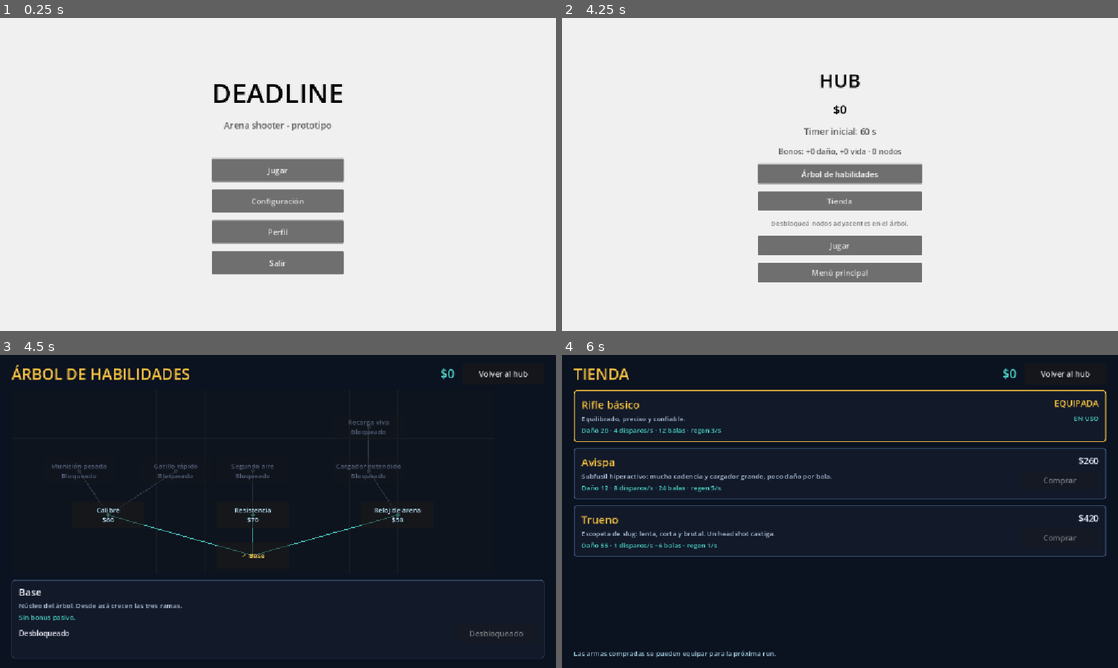
Above: before the commit, frames 1-4 (two rows, left to right).
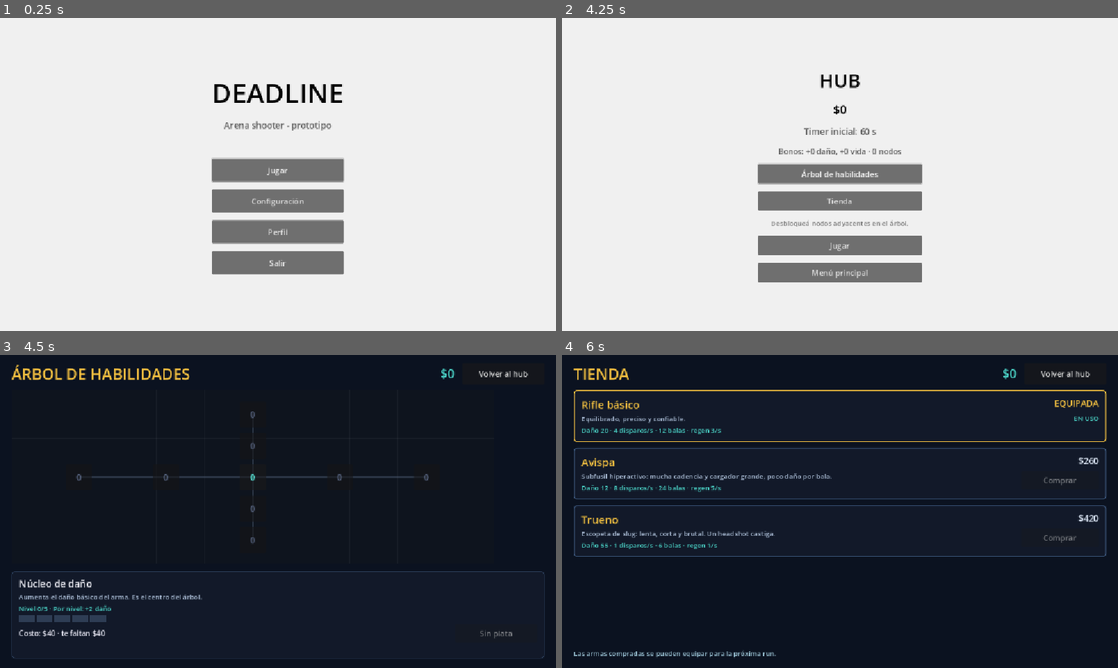
Above: after the commit, the same moments.

Repository: Veilen1/Deadline
Game: Godot game, scene res://scenes/ui/main_menu.tscn
The game is run twice, just before and just after one commit, with the same random seed, the same clock (stepped at 60 frames per second) and the same inputs.
Inputs:
- Up to frame 1 (0.25 s): no input
- Up to frame 2 (4.25 s): click "Configuración" at 0.5 s; click "Volver" at 1.25 s; click "Perfil" at 2 s; click "Volver" at 2.75 s; click "Jugar" at 3.5 s
- Up to frame 3 (4.5 s): click "Árbol de habilidades" at 4.25 s
- Up to frame 4 (6 s): click "Volver al hub" at 5 s; click "Tienda" at 5.75 s

Frames 1-2 are identical in both runs. In frame 3, 3.7% of the frame differs, in the area x 2-98%, y 18-91%; in frame 4, nothing differs.

Commit message:
feat(progression): redisenar arbol con niveles y cuatro ramas

Diff:
--- a/resources/skills/skill_tree.gd
+++ b/resources/skills/skill_tree.gd
@@ -1,83 +1,101 @@
 class_name SkillTree
 extends RefCounted
 
-## Datos del árbol de habilidades. Los nodos se desbloquean si al menos uno
-## de sus requisitos ya está desbloqueado (adyacencia).
+## Árbol de habilidades con nodo central de daño y cuatro ramas cardinales.
+## Cada nodo tiene nivel máximo 5, 3 o 1. Los nodos se habilitan por adyacencia.
 
-const ROOT_ID: String = "root"
+const ROOT_ID: String = "damage_core"
 
 const NODES: Dictionary = {
-	"root": {
-		"title": "Base",
-		"description": "Núcleo del árbol. Desde acá crecen las tres ramas.",
-		"cost": 0,
+	"damage_core": {
+		"title": "Núcleo de daño",
+		"description": "Aumenta el daño básico del arma. Es el centro del árbol.",
+		"max_level": 5,
+		"base_cost": 40,
+		"cost_step": 20,
 		"requires": [],
-		"position": Vector2(0.5, 0.9),
-		"effects": {},
+		"position": Vector2(0.5, 0.5),
+		"effects": {"damage_bonus": 2.0},
 	},
-	"dmg_1": {
-		"title": "Calibre",
-		"description": "Ajuste del arma para golpear más fuerte.",
-		"cost": 60,
-		"requires": ["root"],
-		"position": Vector2(0.2, 0.68),
-		"effects": {"damage_bonus": 5.0},
+	"precision": {
+		"title": "Precisión",
+		"description": "Los headshots hacen más daño y alimentan mejor el estilo.",
+		"max_level": 3,
+		"base_cost": 70,
+		"cost_step": 35,
+		"requires": ["damage_core"],
+		"position": Vector2(0.5, 0.32),
+		"effects": {"crit_bonus": 0.15},
 	},
-	"hp_1": {
-		"title": "Resistencia",
-		"description": "Entrenamiento físico para aguantar más daño.",
-		"cost": 70,
-		"requires": ["root"],
+	"executioner": {
+		"title": "Ejecutor",
+		"description": "Cada headshot devuelve una bala al cargador.",
+		"max_level": 1,
+		"base_cost": 200,
+		"cost_step": 0,
+		"requires": ["precision"],
+		"position": Vector2(0.5, 0.14),
+		"effects": {"crit_refund": 1.0},
+	},
+	"cadence": {
+		"title": "Cadencia",
+		"description": "Reduce el intervalo entre disparos.",
+		"max_level": 5,
+		"base_cost": 60,
+		"cost_step": 30,
+		"requires": ["damage_core"],
+		"position": Vector2(0.68, 0.5),
+		"effects": {"fire_rate_bonus": 0.08},
+	},
+	"extended_mag": {
+		"title": "Cargador",
+		"description": "Más balas por cargador.",
+		"max_level": 3,
+		"base_cost": 90,
+		"cost_step": 45,
+		"requires": ["cadence"],
+		"position": Vector2(0.86, 0.5),
+		"effects": {"ammo_capacity_bonus": 4.0},
+	},
+	"vitality": {
+		"title": "Vitalidad",
+		"description": "Más vida máxima para la próxima run.",
+		"max_level": 5,
+		"base_cost": 60,
+		"cost_step": 30,
+		"requires": ["damage_core"],
 		"position": Vector2(0.5, 0.68),
-		"effects": {"health_bonus": 20.0},
+		"effects": {"health_bonus": 15.0},
 	},
-	"time_1": {
+	"armor": {
+		"title": "Armadura",
+		"description": "Reduce el daño recibido en un 15%.",
+		"max_level": 1,
+		"base_cost": 220,
+		"cost_step": 0,
+		"requires": ["vitality"],
+		"position": Vector2(0.5, 0.86),
+		"effects": {"damage_reduction": 0.15},
+	},
+	"time": {
 		"title": "Reloj de arena",
 		"description": "Más tiempo base para cada run.",
-		"cost": 50,
-		"requires": ["root"],
-		"position": Vector2(0.8, 0.68),
-		"effects": {"time_bonus": 10.0},
+		"max_level": 3,
+		"base_cost": 50,
+		"cost_step": 25,
+		"requires": ["damage_core"],
+		"position": Vector2(0.32, 0.5),
+		"effects": {"time_bonus": 5.0},
 	},
-	"dmg_2": {
-		"title": "Munición pesada",
-		"description": "Segunda capa de daño para el arma.",
-		"cost": 120,
-		"requires": ["dmg_1"],
-		"position": Vector2(0.14, 0.44),
-		"effects": {"damage_bonus": 5.0},
-	},
-	"fire_rate_1": {
-		"title": "Gatillo rápido",
-		"description": "Reduce el intervalo entre disparos.",
-		"cost": 110,
-		"requires": ["dmg_1"],
-		"position": Vector2(0.34, 0.44),
-		"effects": {"fire_rate_bonus": 0.15},
-	},
-	"hp_2": {
-		"title": "Segundo aire",
-		"description": "Más vida máxima para la siguiente run.",
-		"cost": 140,
-		"requires": ["hp_1"],
-		"position": Vector2(0.5, 0.44),
-		"effects": {"health_bonus": 20.0},
-	},
-	"ammo_cap_1": {
-		"title": "Cargador extendido",
-		"description": "Más balas por cargador.",
-		"cost": 80,
-		"requires": ["time_1"],
-		"position": Vector2(0.74, 0.44),
-		"effects": {"ammo_capacity_bonus": 4.0},
-	},
-	"ammo_regen_1": {
+	"regen": {
 		"title": "Recarga viva",
 		"description": "Las balas vuelven más rápido.",
-		"cost": 120,
-		"requires": ["ammo_cap_1"],
-		"position": Vector2(0.74, 0.2),
-		"effects": {"ammo_regen_bonus": 1.5},
+		"max_level": 5,
+		"base_cost": 80,
+		"cost_step": 40,
+		"requires": ["time"],
+		"position": Vector2(0.14, 0.5),
+		"effects": {"ammo_regen_bonus": 1.0},
 	},
 }
 
--- a/scenes/actors/player/player.gd
+++ b/scenes/actors/player/player.gd
@@ -34,6 +34,9 @@
 
 var current_health: float
 var damage_bonus: float = 0.0
+var crit_bonus: float = 0.0
+var crit_refund: float = 0.0
+var damage_reduction: float = 0.0
 var max_ammo: int = 0
 var current_ammo: int = 0
 var ammo_regen_bonus: float = 0.0
@@ -177,8 +180,9 @@
 	if current_health <= 0.0:
 		return
 
-	current_health = maxf(current_health - amount, 0.0)
-	EventBus.player_damaged.emit(amount)
+	var final_damage: float = amount * (1.0 - clampf(damage_reduction, 0.0, 0.8))
+	current_health = maxf(current_health - final_damage, 0.0)
+	EventBus.player_damaged.emit(final_damage)
 
 	if current_health <= 0.0:
 		EventBus.player_died.emit()
@@ -187,6 +191,9 @@
 func apply_meta_upgrades(upgrades: Dictionary) -> void:
 	# Aplica los bonus comprados en el hub. Se llama una vez al empezar la run.
 	damage_bonus += float(upgrades.get("damage_bonus", 0.0))
+	crit_bonus += float(upgrades.get("crit_bonus", 0.0))
+	crit_refund += float(upgrades.get("crit_refund", 0.0))
+	damage_reduction += float(upgrades.get("damage_reduction", 0.0))
 	max_health += float(upgrades.get("health_bonus", 0.0))
 	max_ammo += int(upgrades.get("ammo_capacity_bonus", 0))
 	ammo_regen_bonus += float(upgrades.get("ammo_regen_bonus", 0.0))
@@ -256,6 +263,11 @@
 				if enemy != null and enemy.has_method("take_hit"):
 					var hit_position: Vector3 = result.get("position", Vector3.INF)
 					var damage: float = weapon_data.damage + damage_bonus
+					if hit_zone == "head":
+						damage *= 1.0 + crit_bonus
+						if crit_refund > 0.0 and current_ammo < max_ammo:
+							current_ammo = mini(current_ammo + int(round(crit_refund)), max_ammo)
+							EventBus.ammo_changed.emit(current_ammo, max_ammo)
 					enemy.call("take_hit", hit_zone, damage, weapon_data.money_per_hit, hit_position)
 
 	_spawn_tracer(end_point)
--- a/scenes/ui/hub.gd
+++ b/scenes/ui/hub.gd
@@ -64,5 +64,5 @@
 	bonus_label.text = "Bonos: +%d daño, +%d vida · %d nodos" % [
 		int(round(damage_bonus)),
 		int(round(health_bonus)),
-		maxi(GameState.unlocked_skills.size() - 1, 0),
+		GameState.get_unlocked_skill_count(),
 	]
--- /dev/null
+++ b/scenes/ui/level_pips.gd
@@ -0,0 +1,29 @@
+extends Control
+
+## Pequeño gráfico de barras para niveles de un nodo (máx. 5, 3 o 1).
+
+var current_level: int = 0
+var max_level: int = 1
+
+
+func set_levels(current: int, maximum: int) -> void:
+	current_level = clampi(current, 0, maximum)
+	max_level = maxi(maximum, 1)
+	queue_redraw()
+
+
+func _draw() -> void:
+	if max_level <= 0:
+		return
+
+	var gap: float = 4.0
+	var bar_width: float = (size.x - gap * float(max_level - 1)) / float(max_level)
+	var bar_height: float = size.y
+
+	for index in max_level:
+		var rect := Rect2(
+			Vector2(float(index) * (bar_width + gap), 0.0),
+			Vector2(bar_width, bar_height)
+		)
+		var color := Color(0.95, 0.75, 0.25, 1.0) if index < current_level else Color(0.18, 0.24, 0.33, 1.0)
+		draw_rect(rect, color, true)
--- a/scenes/ui/profile.gd
+++ b/scenes/ui/profile.gd
@@ -40,7 +40,7 @@
 	_add_stat("Muertes / abandonos", str(GameState.deaths))
 	_add_stat("Veces sin tiempo", str(GameState.runs_timed_out))
 	_add_stat("Enemigos eliminados", str(GameState.kills))
-	_add_stat("Nodos desbloqueados", str(maxi(GameState.unlocked_skills.size() - 1, 0)))
+	_add_stat("Nodos desbloqueados", str(GameState.get_unlocked_skill_count()))
 	_add_stat("Armas compradas", "%d / %d" % [GameState.owned_weapons.size(), WeaponRegistry.ids().size()])
 	_add_stat("Arma equipada", equipped_name)
 	_add_stat("Timer base", "%.0f s" % GameState.base_run_time)
--- a/scenes/ui/skill_tree.tscn
+++ b/scenes/ui/skill_tree.tscn
@@ -1,7 +1,8 @@
-[gd_scene load_steps=4 format=3]
+[gd_scene load_steps=5 format=3]
 
 [ext_resource type="Script" path="res://scenes/ui/skill_tree_screen.gd" id="1_screen"]
 [ext_resource type="Script" path="res://scenes/ui/skill_tree_map.gd" id="2_map"]
+[ext_resource type="Script" path="res://scenes/ui/level_pips.gd" id="3_pips"]
 
 [sub_resource type="StyleBoxFlat" id="StyleBoxFlat_details"]
 bg_color = Color(0.07, 0.1, 0.16, 1)
@@ -80,7 +81,7 @@
 vertical_scroll_mode = 1
 
 [node name="Map" type="Control" parent="Margin/VBox/MapScroll"]
-custom_minimum_size = Vector2(1000, 380)
+custom_minimum_size = Vector2(1000, 360)
 layout_mode = 2
 size_flags_horizontal = 0
 size_flags_vertical = 0
@@ -88,7 +89,7 @@
 script = ExtResource("2_map")
 
 [node name="Details" type="PanelContainer" parent="Margin/VBox"]
-custom_minimum_size = Vector2(0, 150)
+custom_minimum_size = Vector2(0, 180)
 layout_mode = 2
 theme_override_styles/panel = SubResource("StyleBoxFlat_details")
 
@@ -120,7 +121,14 @@
 layout_mode = 2
 theme_override_colors/font_color = Color(0.3, 0.85, 0.8, 1)
 theme_override_font_sizes/font_size = 14
-text = "Sin bonus pasivo."
+text = "Nivel 0/5 · Por nivel: +2 daño"
+
+[node name="LevelPips" type="Control" parent="Margin/VBox/Details/Margin/VBox"]
+custom_minimum_size = Vector2(180, 14)
+layout_mode = 2
+size_flags_horizontal = 0
+mouse_filter = 2
+script = ExtResource("3_pips")
 
 [node name="BottomRow" type="HBoxContainer" parent="Margin/VBox/Details/Margin/VBox"]
 layout_mode = 2
@@ -134,10 +142,10 @@
 text = "Costo: $0"
 vertical_alignment = 1
 
-[node name="UnlockButton" type="Button" parent="Margin/VBox/Details/Margin/VBox/BottomRow"]
+[node name="UpgradeButton" type="Button" parent="Margin/VBox/Details/Margin/VBox/BottomRow"]
 custom_minimum_size = Vector2(170, 38)
 layout_mode = 2
-text = "Desbloquear"
+text = "Mejorar"
 
 [node name="StatusLabel" type="Label" parent="Margin/VBox/Details/Margin/VBox"]
 layout_mode = 2
--- a/scenes/ui/skill_tree_map.gd
+++ b/scenes/ui/skill_tree_map.gd
@@ -1,7 +1,6 @@
 extends Control
 
-const MAP_SIZE: Vector2 = Vector2(1000.0, 380.0)
-const ROOT_ID: String = "root"
+const MAP_SIZE: Vector2 = Vector2(1000.0, 360.0)
 
 func _draw() -> void:
 	draw_rect(Rect2(Vector2.ZERO, MAP_SIZE), Color(0.055, 0.08, 0.12, 1.0), true)
@@ -16,7 +15,7 @@
 		var to_position: Vector2 = _node_center(str(id))
 		var color: Color = _node_color(str(id), true)
 		for required in data.get("requires", []):
-			draw_line(_node_center(str(required)), to_position, color, 2.0)
+			draw_line(_node_center(str(required)), to_position, color, 3.0)
 
 	for id in SkillTree.NODES:
 		draw_circle(_node_center(str(id)), 4.0, _node_color(str(id), false))
@@ -29,7 +28,7 @@
 
 
 func _node_color(skill_id: String, is_line: bool) -> Color:
-	if GameState.is_skill_unlocked(skill_id):
+	if GameState.get_skill_level(skill_id) > 0:
 		return Color(0.95, 0.75, 0.25, 0.9)
 	if GameState.is_skill_available(skill_id):
 		return Color(0.3, 0.85, 0.8, 0.8 if is_line else 0.95)
--- a/scenes/ui/skill_tree_screen.gd
+++ b/scenes/ui/skill_tree_screen.gd
@@ -1,8 +1,8 @@
 extends Control
 
 const HUB_SCENE: String = "res://scenes/ui/hub.tscn"
-const MAP_SIZE: Vector2 = Vector2(1000.0, 380.0)
-const NODE_SIZE: Vector2 = Vector2(150.0, 54.0)
+const MAP_SIZE: Vector2 = Vector2(1000.0, 360.0)
+const NODE_SIZE: Vector2 = Vector2(54.0, 54.0)
 
 @onready var map: Control = $Margin/VBox/MapScroll/Map
 @onready var money_label: Label = $Margin/VBox/TopBar/MoneyLabel
@@ -10,8 +10,9 @@
 @onready var selected_title: Label = $Margin/VBox/Details/Margin/VBox/SelectedTitle
 @onready var selected_description: Label = $Margin/VBox/Details/Margin/VBox/SelectedDescription
 @onready var selected_effects: Label = $Margin/VBox/Details/Margin/VBox/SelectedEffects
+@onready var level_pips: Control = $Margin/VBox/Details/Margin/VBox/LevelPips
 @onready var selected_cost: Label = $Margin/VBox/Details/Margin/VBox/BottomRow/SelectedCost
-@onready var unlock_button: Button = $Margin/VBox/Details/Margin/VBox/BottomRow/UnlockButton
+@onready var upgrade_button: Button = $Margin/VBox/Details/Margin/VBox/BottomRow/UpgradeButton
 @onready var status_label: Label = $Margin/VBox/Details/Margin/VBox/StatusLabel
 
 var _node_buttons: Dictionary = {}
@@ -22,7 +23,7 @@
 	Input.mouse_mode = Input.MOUSE_MODE_VISIBLE
 	_build_nodes()
 	GameState.money_changed.connect(_on_money_changed)
-	unlock_button.pressed.connect(_on_unlock_pressed)
+	upgrade_button.pressed.connect(_on_upgrade_pressed)
 	back_button.pressed.connect(_on_back_pressed)
 	_select(SkillTree.ROOT_ID)
 
@@ -30,13 +31,14 @@
 func _build_nodes() -> void:
 	for id in SkillTree.NODES:
 		var skill_id: String = str(id)
-		var data: Dictionary = SkillTree.get_node_data(skill_id)
 
 		var button := Button.new()
 		button.custom_minimum_size = NODE_SIZE
 		button.size = NODE_SIZE
 		button.position = _node_position(skill_id)
-		button.add_theme_font_size_override("font_size", 14)
+		button.add_theme_font_size_override("font_size", 18)
+		button.mouse_entered.connect(_on_node_hovered.bind(skill_id))
+		button.focus_entered.connect(_on_node_hovered.bind(skill_id))
 		button.pressed.connect(_on_node_pressed.bind(skill_id))
 		map.add_child(button)
 		_node_buttons[skill_id] = button
@@ -54,23 +56,24 @@
 	for id in _node_buttons:
 		var skill_id: String = str(id)
 		var button: Button = _node_buttons[skill_id] as Button
+		var level: int = GameState.get_skill_level(skill_id)
 		var data: Dictionary = SkillTree.get_node_data(skill_id)
-		var title: String = str(data.get("title", ""))
+		var max_level: int = int(data.get("max_level", 1))
 
-		if GameState.is_skill_unlocked(skill_id):
-			button.disabled = false
-			button.text = "✓ " + title
-			button.add_theme_color_override("font_color", Color(0.98, 0.82, 0.35))
+		button.text = str(level)
+		button.disabled = false
+
+		if level > 0:
+			button.add_theme_color_override(
+				"font_color",
+				Color(0.98, 0.82, 0.35) if level >= max_level else Color(0.95, 0.75, 0.25)
+			)
 			button.modulate = Color(1, 1, 1, 1)
 		elif GameState.is_skill_available(skill_id):
-			button.disabled = false
-			button.text = "%s\n$%d" % [title, int(data.get("cost", 0))]
-			button.add_theme_color_override("font_color", Color(0.75, 0.92, 1.0))
+			button.add_theme_color_override("font_color", Color(0.35, 0.9, 0.85, 1))
 			button.modulate = Color(1, 1, 1, 1)
 		else:
-			button.disabled = true
-			button.text = title + "\nBloqueado"
-			button.add_theme_color_override("font_disabled_color", Color(0.42, 0.48, 0.58))
+			button.add_theme_color_override("font_color", Color(0.42, 0.48, 0.58, 1))
 			button.modulate = Color(0.8, 0.8, 0.85, 1)
 
 	money_label.text = "$%d" % GameState.money
@@ -89,27 +92,33 @@
 	if data.is_empty():
 		return
 
+	var level: int = GameState.get_skill_level(_selected_id)
+	var max_level: int = int(data.get("max_level", 1))
+	var cost: int = GameState.skill_cost(_selected_id)
+
 	selected_title.text = str(data.get("title", ""))
 	selected_description.text = str(data.get("description", ""))
-	selected_effects.text = _effects_text(data.get("effects", {}))
+	selected_effects.text = "Nivel %d/%d · Por nivel: %s" % [
+		level, max_level, _effects_text(data.get("effects", {}))
+	]
+	level_pips.call("set_levels", level, max_level)
 
-	var cost: int = int(data.get("cost", 0))
-	if GameState.is_skill_unlocked(_selected_id):
-		selected_cost.text = "Desbloqueado"
-		unlock_button.disabled = true
-		unlock_button.text = "Desbloqueado"
+	if level >= max_level:
+		selected_cost.text = "Nivel máximo"
+		upgrade_button.disabled = true
+		upgrade_button.text = "Máximo"
 	elif not GameState.is_skill_available(_selected_id):
-		selected_cost.text = "Bloqueado: necesitás un nodo adyacente"
-		unlock_button.disabled = true
-		unlock_button.text = "Bloqueado"
+		selected_cost.text = "Bloqueado: mejorá un nodo adyacente"
+		upgrade_button.disabled = true
+		upgrade_button.text = "Bloqueado"
 	elif GameState.money < cost:
 		selected_cost.text = "Costo: $%d · te faltan $%d" % [cost, cost - GameState.money]
-		unlock_button.disabled = true
-		unlock_button.text = "Sin plata"
+		upgrade_button.disabled = true
+		upgrade_button.text = "Sin plata"
 	else:
 		selected_cost.text = "Costo: $%d" % cost
-		unlock_button.disabled = false
-		unlock_button.text = "Desbloquear"
+		upgrade_button.disabled = false
+		upgrade_button.text = "Mejorar" if level > 0 else "Desbloquear"
 
 
 func _effects_text(effects: Dictionary) -> String:
@@ -121,30 +130,49 @@
 	if effects.has("time_bonus"):
 		parts.append("+%d s de timer" % int(round(float(effects["time_bonus"]))))
 	if effects.has("ammo_capacity_bonus"):
-		parts.append("+%d balas/cargador" % int(round(float(effects["ammo_capacity_bonus"]))))
+		parts.append("+%d balas" % int(round(float(effects["ammo_capacity_bonus"]))))
 	if effects.has("ammo_regen_bonus"):
 		parts.append("+%.1f balas/s" % float(effects["ammo_regen_bonus"]))
 	if effects.has("fire_rate_bonus"):
 		parts.append("+%d%% cadencia" % int(round(float(effects["fire_rate_bonus"]) * 100.0)))
+	if effects.has("crit_bonus"):
+		parts.append("+%d%% daño crítico" % int(round(float(effects["crit_bonus"]) * 100.0)))
+	if effects.has("crit_refund"):
+		parts.append("+1 bala por crítico" if float(effects["crit_refund"]) > 0.0 else "")
+	if effects.has("damage_reduction"):
+		parts.append("-%d%% daño recibido" % int(round(float(effects["damage_reduction"]) * 100.0)))
+
+	while parts.has(""):
+		parts.erase("")
 
 	if parts.is_empty():
-		return "Sin bonus pasivo."
+		return "Sin bonus."
 	return " · ".join(PackedStringArray(parts))
+
+
+func _on_node_hovered(skill_id: String) -> void:
+	_select(skill_id)
 
 
 func _on_node_pressed(skill_id: String) -> void:
 	_select(skill_id)
 
 
-func _on_unlock_pressed() -> void:
+func _on_upgrade_pressed() -> void:
 	var data: Dictionary = SkillTree.get_node_data(_selected_id)
 	var title: String = str(data.get("title", ""))
-	if GameState.unlock_skill(_selected_id):
+	var previous_level: int = GameState.get_skill_level(_selected_id)
+
+	if GameState.upgrade_skill(_selected_id):
 		_refresh()
-		status_label.text = "Desbloqueado: %s" % title
+		status_label.text = (
+			"Desbloqueado: %s" % title
+			if previous_level == 0
+			else "Mejorado: %s (nivel %d)" % [title, GameState.get_skill_level(_selected_id)]
+		)
 	else:
 		_update_details()
-		status_label.text = "No se pudo desbloquear."
+		status_label.text = "No se pudo mejorar."
 
 
 func _on_money_changed(_new_amount: int) -> void:
--- a/scripts/autoloads/game_state.gd
+++ b/scripts/autoloads/game_state.gd
@@ -50,7 +50,7 @@
 var upgrades: Dictionary = {}
 
 # Árbol de habilidades.
-var unlocked_skills: Array[String] = ["root"]
+var skill_levels: Dictionary = {}
 var skill_bonuses: Dictionary = {}
 
 # Armas desbloqueadas y equipada.
@@ -133,42 +133,57 @@
 	return true
 
 
+func get_skill_level(skill_id: String) -> int:
+	return int(skill_levels.get(skill_id, 0))
+
+
 func is_skill_unlocked(skill_id: String) -> bool:
-	return unlocked_skills.has(skill_id)
+	return get_skill_level(skill_id) > 0
 
 
 func is_skill_available(skill_id: String) -> bool:
-	if is_skill_unlocked(skill_id):
-		return false
-
 	var data: Dictionary = SkillTree.get_node_data(skill_id)
 	if data.is_empty():
 		return false
 
-	for required in data.get("requires", []):
-		if unlocked_skills.has(str(required)):
+	var max_level: int = int(data.get("max_level", 1))
+	if get_skill_level(skill_id) >= max_level:
+		return false
+
+	var requires: Array = data.get("requires", [])
+	if requires.is_empty():
+		return true
+
+	for required in requires:
+		if get_skill_level(str(required)) > 0:
 			return true
 	return false
 
 
-func can_unlock_skill(skill_id: String) -> bool:
+func skill_cost(skill_id: String) -> int:
+	var data: Dictionary = SkillTree.get_node_data(skill_id)
+	if data.is_empty():
+		return 0
+
+	return int(data.get("base_cost", 0)) + int(data.get("cost_step", 0)) * get_skill_level(skill_id)
+
+
+func can_upgrade_skill(skill_id: String) -> bool:
 	if not is_skill_available(skill_id):
 		return false
+	return money >= skill_cost(skill_id)
+
+
+func upgrade_skill(skill_id: String) -> bool:
+	if not can_upgrade_skill(skill_id):
+		return false
 
 	var data: Dictionary = SkillTree.get_node_data(skill_id)
-	return money >= int(data.get("cost", 0))
-
-
-func unlock_skill(skill_id: String) -> bool:
-	if not can_unlock_skill(skill_id):
-		return false
-
-	var data: Dictionary = SkillTree.get_node_data(skill_id)
-	var cost: int = int(data.get("cost", 0))
+	var cost: int = skill_cost(skill_id)
 	if not spend_money(cost):
 		return false
 
-	unlocked_skills.append(skill_id)
+	skill_levels[skill_id] = get_skill_level(skill_id) + 1
 
 	var effects: Dictionary = data.get("effects", {})
 	for key in effects:
@@ -180,6 +195,66 @@
 
 	save_game()
 	return true
+
+
+func get_unlocked_skill_count() -> int:
+	var count: int = 0
+	for level in skill_levels.values():
+		if int(level) > 0:
+			count += 1
+	return count
+
+
+func _apply_all_skill_effects() -> void:
+	skill_bonuses.clear()
+	for skill_id in skill_levels:
+		var level: int = get_skill_level(str(skill_id))
+		if level <= 0:
+			continue
+
+		var data: Dictionary = SkillTree.get_node_data(str(skill_id))
+		var effects: Dictionary = data.get("effects", {})
+		for key in effects:
+			var value: float = float(effects[key]) * float(level)
+			skill_bonuses[key] = float(skill_bonuses.get(key, 0.0)) + value
+			if key == "time_bonus":
+				add_run_time(float(effects[key]) * float(level))
+
+
+func _migrate_old_skills(old_skills) -> Dictionary:
+	var ids: Array = []
+	if old_skills is Array:
+		ids = old_skills
+	elif old_skills is PackedStringArray:
+		for raw_id in old_skills:
+			ids.append(str(raw_id))
+
+	var mapped: Dictionary = {}
+	for raw_id in ids:
+		match str(raw_id):
+			"dmg_1":
+				mapped["damage_core"] = maxi(int(mapped.get("damage_core", 0)), 1)
+			"dmg_2":
+				mapped["damage_core"] = maxi(int(mapped.get("damage_core", 0)), 2)
+			"fire_rate_1":
+				mapped["cadence"] = maxi(int(mapped.get("cadence", 0)), 1)
+			"hp_1":
+				mapped["vitality"] = maxi(int(mapped.get("vitality", 0)), 1)
+			"hp_2":
+				mapped["vitality"] = maxi(int(mapped.get("vitality", 0)), 2)
+			"time_1":
+				mapped["time"] = maxi(int(mapped.get("time", 0)), 1)
+			"ammo_cap_1":
+				mapped["extended_mag"] = maxi(int(mapped.get("extended_mag", 0)), 1)
+			"ammo_regen_1":
+				mapped["regen"] = maxi(int(mapped.get("regen", 0)), 1)
+			_:
+				pass
+
+	if not ids.is_empty() and not mapped.has("damage_core"):
+		mapped["damage_core"] = 1
+
+	return mapped
 
 
 func add_money(amount: int) -> void:
@@ -290,8 +365,7 @@
 	run_timer = base_run_time
 	run_start_money = 0
 	last_death_penalty = 0
-	unlocked_skills.clear()
-	unlocked_skills.append(SkillTree.ROOT_ID)
+	skill_levels.clear()
 	skill_bonuses.clear()
 	owned_weapons.clear()
 	owned_weapons.append("basic_rifle")
@@ -316,7 +390,7 @@
 	config.set_value("progress", "money", money)
 	config.set_value("progress", "base_run_time", base_run_time)
 	config.set_value("progress", "upgrades", upgrades)
-	config.set_value("progress", "unlocked_skills", unlocked_skills)
+	config.set_value("progress", "skill_levels", skill_levels)
 	config.set_value("progress", "skill_bonuses", skill_bonuses)
 	config.set_value("progress", "owned_weapons", owned_weapons)
 	config.set_value("progress", "equipped_weapon", equipped_weapon)
@@ -351,19 +425,24 @@
 	var saved_upgrades = config.get_value("progress", "upgrades", {})
 	upgrades = saved_upgrades.duplicate() if saved_upgrades is Dictionary else {}
 
-	var saved_skills = config.get_value("progress", "unlocked_skills", ["root"])
-	unlocked_skills.clear()
-	if saved_skills is Array:
-		for skill_id in saved_skills:
-			unlocked_skills.append(str(skill_id))
-	elif saved_skills is PackedStringArray:
-		for skill_id in saved_skills:
-			unlocked_skills.append(str(skill_id))
-	if not unlocked_skills.has(SkillTree.ROOT_ID):
-		unlocked_skills.push_front(SkillTree.ROOT_ID)
-
-	var saved_bonuses = config.get_value("progress", "skill_bonuses", {})
-	skill_bonuses = saved_bonuses.duplicate() if saved_bonuses is Dictionary else {}
+	var saved_levels = null
+	if config.has_section_key("progress", "skill_levels"):
+		saved_levels = config.get_value("progress", "skill_levels")
+
+	if saved_levels is Dictionary:
+		skill_levels = saved_levels.duplicate()
+		var saved_bonuses = config.get_value("progress", "skill_bonuses", {})
+		skill_bonuses = saved_bonuses.duplicate() if saved_bonuses is Dictionary else {}
+	else:
+		# Migración desde el árbol anterior de nodos únicos.
+		var old_skills = config.get_value("progress", "unlocked_skills", [])
+		var old_bonuses = config.get_value("progress", "skill_bonuses", {})
+		var old_time: float = 0.0
+		if old_bonuses is Dictionary:
+			old_time = float(old_bonuses.get("time_bonus", 0.0))
+		base_run_time = maxf(base_run_time - old_time, 1.0)
+		skill_levels = _migrate_old_skills(old_skills)
+		_apply_all_skill_effects()
 
 	var saved_weapons = config.get_value("progress", "owned_weapons", ["basic_rifle"])
 	owned_weapons.clear()
Not shown, added: scenes/ui/level_pips.gd.uid
